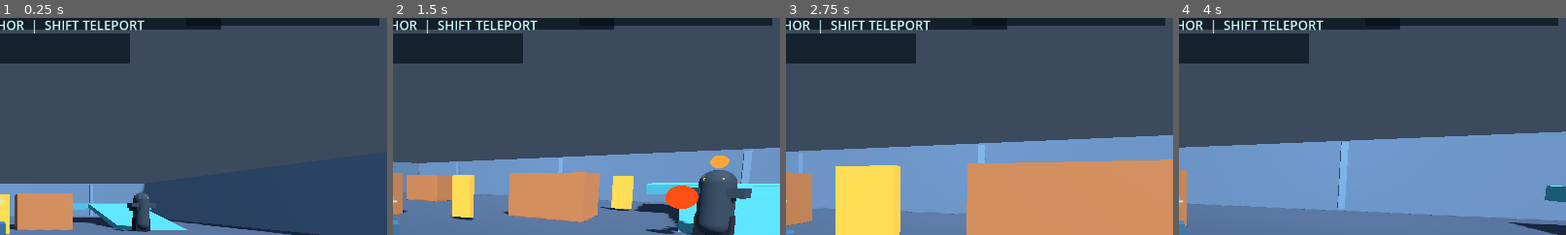
Above: before the commit, frames 1-4 (left to right).
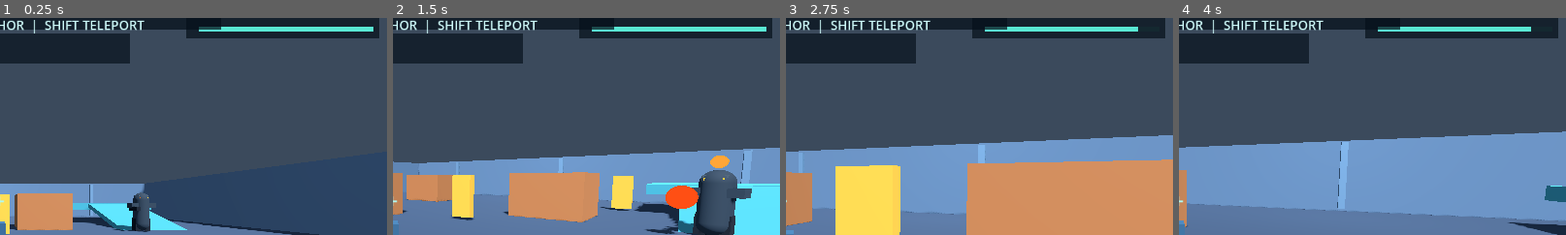
Above: after the commit, the same moments.

Repository: mishraaditya595/swapshot
Game: Godot game, scene res://scenes/main.tscn
Same seed, same stepped clock (60 frames per second), same inputs: the game is played once before the commit and once after it.
Inputs (mouse positions are % of the whole screen's width and height, from its top left):
- Up to frame 1 (0.25 s): no input
- Up to frame 2 (1.5 s): tap Enter at 0.5 s; move the mouse to (72, 45) at 0.52 s; hold D (move_right) 0.53-1.28 s; hold Right mouse button (aim) 0.53-1.28 s; click (72, 45) at 0.8 s; move the mouse to (45, 50) at 1.27 s; hold W (move_forward) from 1.28 s (still down); click (45, 50) at 1.35 s
- Up to frame 3 (2.75 s): keep holding W (move_forward); tap Enter at 1.55, 2.1 s; move the mouse to (52, 48) at 2.02 s; hold Right mouse button (aim) from 2.03 s (still down); click (52, 48) at 2.17 s
- Up to frame 4 (4 s): keep holding W (move_forward); move the mouse to (49, 52) at 2.77 s; release Right mouse button (aim) at 2.78 s; right-click (49, 52) at 2.85 s; click (49, 52) at 3.05 s; move the mouse to (57, 51) at 3.52 s; hold Q (deploy_anchor) from 3.53 s (still down); click (57, 51) at 3.67 s; tap Enter at 3.8 s
The pictures show only the part of the screen within x 50-100%, y 8-57%; the shares and areas given below are measured in that part.

The runs differ from the first frame. In frame 1, 2.8% of the frame differs, in the area x 48-98%, y 3-10%; in frame 2, 2.8%; in frame 3, 2.8%; in frame 4, 2.8%.

Commit message:
MS-06: prepare player, rifle and HUD for terminal mission states

Diff:
--- a/scenes/ui/combat_hud.tscn
+++ b/scenes/ui/combat_hud.tscn
@@ -19,7 +19,7 @@
 offset_left = -298.0
 offset_top = 13.0
 offset_right = -12.0
-offset_bottom = 61.0
+offset_bottom = 79.0
 mouse_filter = 2
 color = Color(0.02, 0.06, 0.10, 0.7)
 
@@ -34,6 +34,23 @@
 theme_override_font_sizes/font_size = 24
 text = "ARMOR  100 / 100"
 horizontal_alignment = 2
+
+[node name="HealthBarTrack" type="ColorRect" parent="."]
+anchor_left = 1.0
+anchor_right = 1.0
+offset_left = -280.0
+offset_top = 62.0
+offset_right = -20.0
+offset_bottom = 69.0
+mouse_filter = 2
+color = Color(0.08, 0.16, 0.19, 0.95)
+
+[node name="HealthBarFill" type="ColorRect" parent="HealthBarTrack"]
+anchors_preset = 15
+anchor_right = 1.0
+anchor_bottom = 1.0
+mouse_filter = 2
+color = Color(0.35, 0.91, 0.83, 1)
 
 [node name="ThreatBackdrop" type="ColorRect" parent="."]
 anchor_left = 0.5
--- a/scripts/combat_hud.gd
+++ b/scripts/combat_hud.gd
@@ -6,6 +6,7 @@
 @onready var reload_label: Label = $Reload
 @onready var incoming: Label = $Incoming
 @onready var health_label: Label = $Health
+@onready var health_fill: ColorRect = $HealthBarTrack/HealthBarFill
 @onready var threat_label: Label = $Threat
 @onready var damage_flash: ColorRect = $DamageFlash
 @onready var owner_player: CharacterBody3D = get_parent() as CharacterBody3D
@@ -14,6 +15,7 @@
 var _incoming_left: float = 0.0
 var _previous_health: float = 100.0
 var _enemy: Node = null
+var mission_managed: bool = false
 
 
 func _ready() -> void:
@@ -70,11 +72,34 @@
         "font_color", Color(1.0, 0.45, 0.31) if remaining <= maximum * 0.3
         else Color(0.71, 0.98, 0.90)
     )
-    if remaining <= 0.0:
+    health_fill.scale.x = clampf(remaining / maxf(maximum, 1.0), 0.0, 1.0)
+    health_fill.color = Color(1.0, 0.38, 0.24) if remaining <= maximum * 0.3 else Color(0.35, 0.91, 0.83)
+    if remaining <= 0.0 and not mission_managed:
         threat_label.text = "YOU ARE DOWN  |  Enter to restart"
 
 
+func set_mission_managed(enabled: bool) -> void:
+    mission_managed = enabled
+    if enabled and is_instance_valid(_enemy):
+        for signal_name: String in ["state_changed", "echo_distracted", "echo_released", "windup_started", "shot_fired", "destroyed"]:
+            var handler: Callable = Callable(self, {
+                "state_changed": "_on_enemy_state_changed", "echo_distracted": "_on_echo_distracted",
+                "echo_released": "_on_echo_released", "windup_started": "_on_windup_started",
+                "shot_fired": "_on_enemy_shot", "destroyed": "_on_enemy_destroyed"
+            }[signal_name])
+            if _enemy.is_connected(signal_name, handler):
+                _enemy.disconnect(signal_name, handler)
+        _enemy = null
+
+
+func set_encounter_threat(message: String, tint: Color = Color(1.0, 0.74, 0.39)) -> void:
+    if mission_managed:
+        _set_threat(message, tint)
+
+
 func _bind_enemy() -> void:
+    if mission_managed:
+        return
     var candidate: Node = get_tree().get_first_node_in_group("enemy")
     if candidate == null:
         threat_label.text = "ENCOUNTER  |  LOCATE THE TROOPER"
--- a/scripts/ms05_presentation.gd
+++ b/scripts/ms05_presentation.gd
@@ -1,4 +1,5 @@
 extends Node3D
+@export var managed_objective: bool = false
 ## MS-05 visual framing only; preserve proven camera/rifle aim geometry.
 
 func _ready() -> void:
@@ -17,6 +18,8 @@
 
 
 func _on_trooper_destroyed() -> void:
+    if managed_objective:
+        return
     var mission: Label = $EncounterHUD/HelixHint as Label
     mission.text = "MISSION COMPLETE  /  HELIX TROOPER NEUTRALIZED"
     mission.add_theme_color_override("font_color", Color(0.45, 0.98, 0.86))
--- a/scripts/player_controller.gd
+++ b/scripts/player_controller.gd
@@ -7,6 +7,8 @@
 @export_range(1.0, 500.0, 1.0) var max_health: float = 100.0
 var health: float = 100.0
 var is_alive: bool = true
+var controls_enabled: bool = true
+@export var managed_restart: bool = false
 
 @export var move_speed: float = 6.0
 @export var acceleration: float = 22.0
@@ -38,16 +40,25 @@
     if health <= 0.0:
         is_alive = false
         velocity = Vector3.ZERO
-        $ShiftAbility.set_owner_alive(false)
-        _release_mouse()
+        set_combat_enabled(false)
         died.emit()
 
 
 func reset_health() -> void:
     health = max_health
     is_alive = true
+    controls_enabled = true
     health_changed.emit(health, max_health)
     $ShiftAbility.set_owner_alive(true)
+
+
+func set_combat_enabled(enabled: bool) -> void:
+    controls_enabled = enabled
+    if not enabled:
+        velocity = Vector3.ZERO
+        $ShiftAbility.set_owner_alive(false)
+        $VisualRoot/WeaponPivot/VX7.stop_combat()
+        _release_mouse()
 
 
 func _unhandled_input(event: InputEvent) -> void:
@@ -56,9 +67,11 @@
         get_viewport().set_input_as_handled()
         return
     if not is_alive:
-        if event is InputEventKey and event.pressed and not event.echo and event.keycode == KEY_ENTER:
+        if not managed_restart and event is InputEventKey and event.pressed and not event.echo and event.keycode == KEY_ENTER:
             get_tree().reload_current_scene()
             get_viewport().set_input_as_handled()
+        return
+    if not controls_enabled:
         return
 
     if event is InputEventMouseButton:
@@ -86,7 +99,7 @@
 
 
 func _physics_process(delta: float) -> void:
-    if not is_alive:
+    if not is_alive or not controls_enabled:
         velocity = Vector3.ZERO
         return
     var input_vector: Vector2 = Input.get_vector(
--- a/scripts/vx7_rifle.gd
+++ b/scripts/vx7_rifle.gd
@@ -50,6 +50,13 @@
 
 
 func _physics_process(delta: float) -> void:
+    if not bool(player.get("is_alive")) or not bool(player.get("controls_enabled")):
+        _trigger_armed = false
+        is_aiming = false
+        _flash_remaining = 0.0
+        flash_mesh.visible = false
+        camera.fov = lerpf(camera.fov, _base_fov, minf(1.0, delta * 12.0))
+        return
     _fire_cooldown = maxf(0.0, _fire_cooldown - delta)
     if is_reloading:
         _reload_remaining -= delta
@@ -78,7 +85,20 @@
     camera.fov = lerpf(camera.fov, ads_fov if is_aiming else _base_fov, minf(1.0, delta * 12.0))
 
 
+func stop_combat() -> void:
+    is_reloading = false
+    _reload_remaining = 0.0
+    _trigger_armed = false
+    is_aiming = false
+    _flash_remaining = 0.0
+    flash_mesh.visible = false
+    camera.fov = _base_fov
+    reload_state_changed.emit(false)
+
+
 func request_reload() -> bool:
+    if not bool(player.get("is_alive")) or not bool(player.get("controls_enabled")):
+        return false
     if is_reloading or ammo == magazine_capacity:
         return false
     is_reloading = true
@@ -89,7 +109,7 @@
 
 func fire_once() -> bool:
     # The same cooldown is used by input-driven and test-driven firing.
-    if not bool(player.get("is_alive")):
+    if not bool(player.get("is_alive")) or not bool(player.get("controls_enabled")):
         return false
     if is_reloading or _fire_cooldown > 0.0:
         return false
